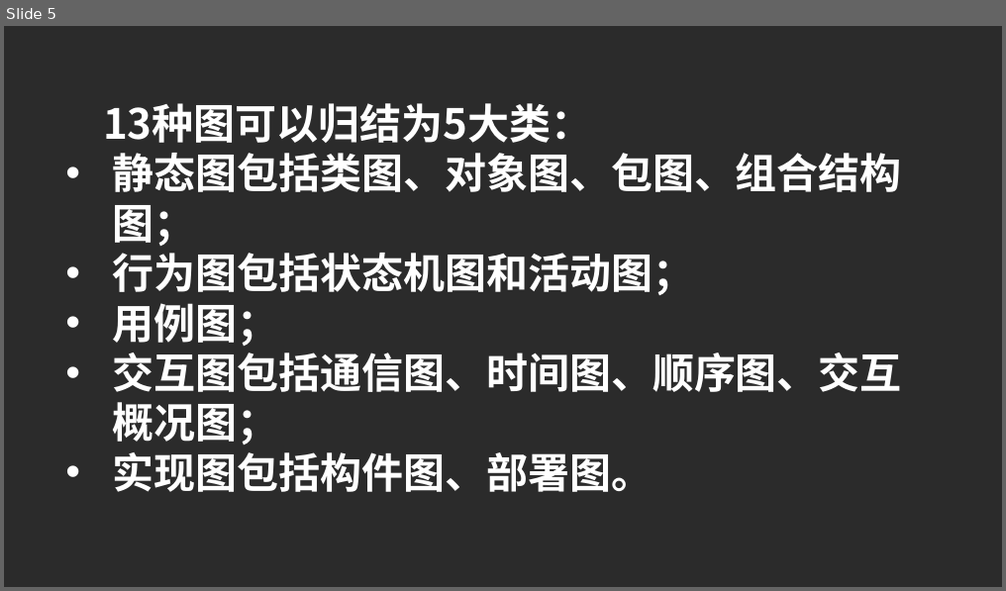
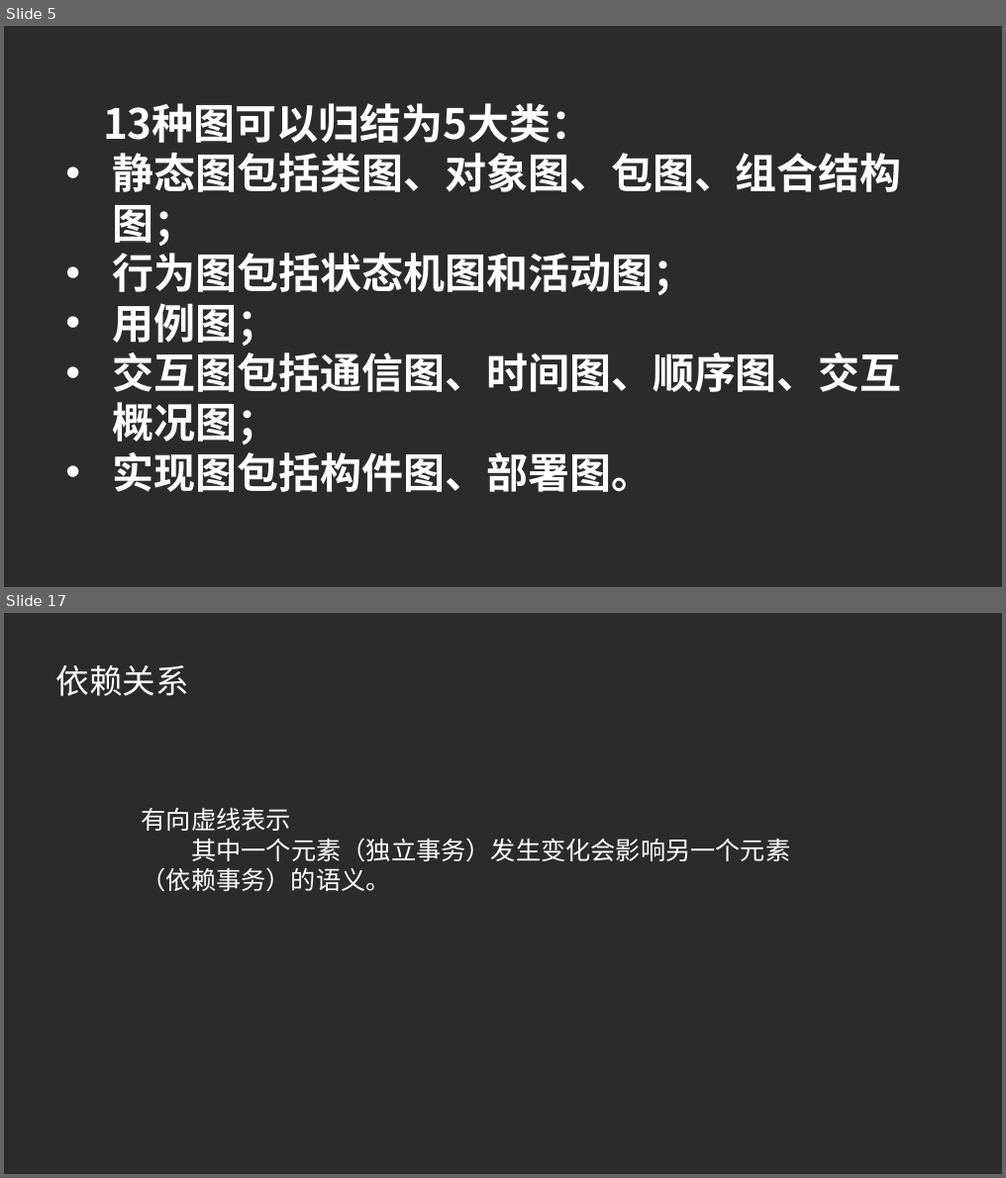
Before and after one commit to PRD2017G23/-, a slide deck: UML基础_图.pptx. Shown one above the other, each under a label of ours: slide 5 before the commit, slides 5 and 17 after it; the slides between them are not shown. The pictures are 1006x591 and 1006x1178 pixels, drawn with LibreOffice and Linux fonts; fonts in the diff are those of the drawing; background and template pictures are left out; a plain dark background stands for a picture behind light text. Boxes give left, top, right and bottom in pixels: in the first picture for what was removed or moved away, otherwise in the second. Text is boxed around its words. In the diff, an @@ line names an element or a change of style, - is before the commit and + after.

```diff
--- a/UML基础_图.pptx
+++ b/UML基础_图.pptx
@@ slide 17 added at (4,613,1002,1174), background picture (left out) @@
@@ text added at (56,665,189,696), 32 pt, text #FFFFFF @@
+依赖关系
@@ text added at (142,807,790,892), 24 pt, text #FFFFFF @@
+有向虚线表示
+其中一个元素（独立事务）发生变化会影响另一个元素（依赖事务）的语义。
```
Also in this commit, not shown: 4 slides changed, 70 other slides added.
